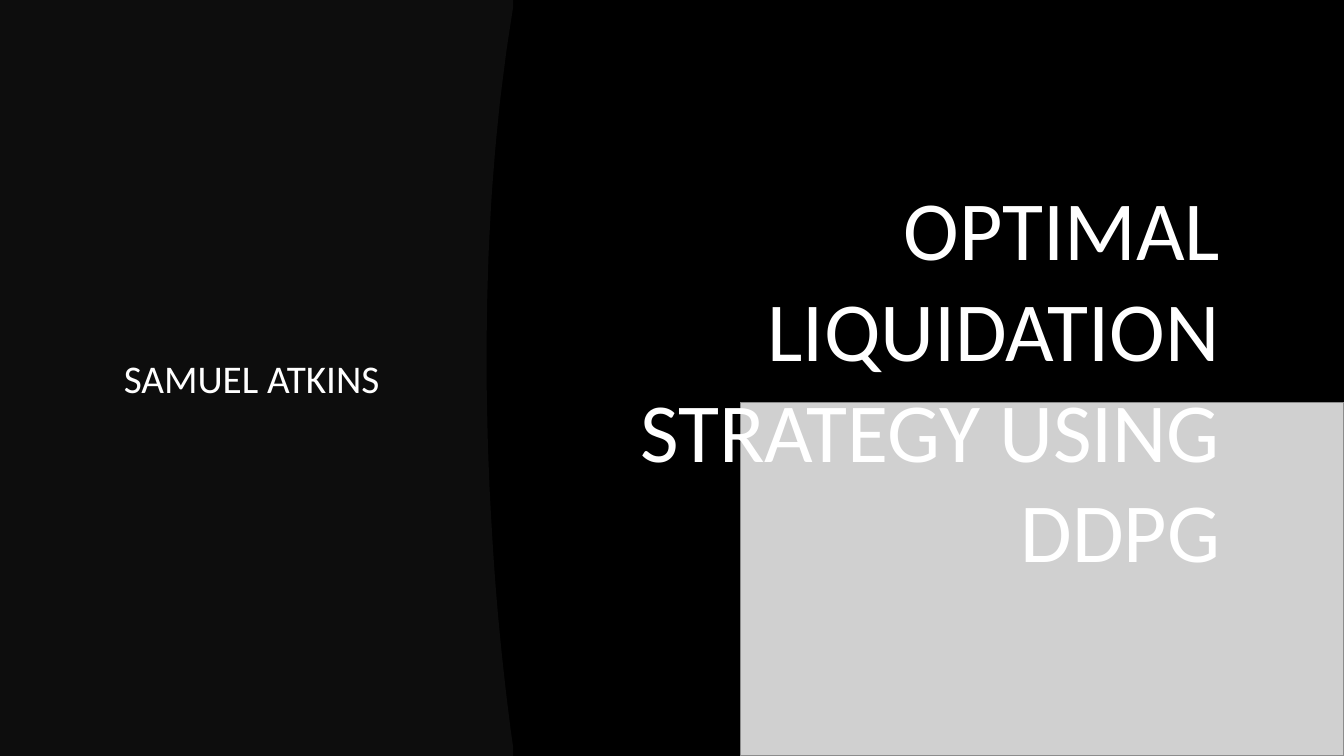
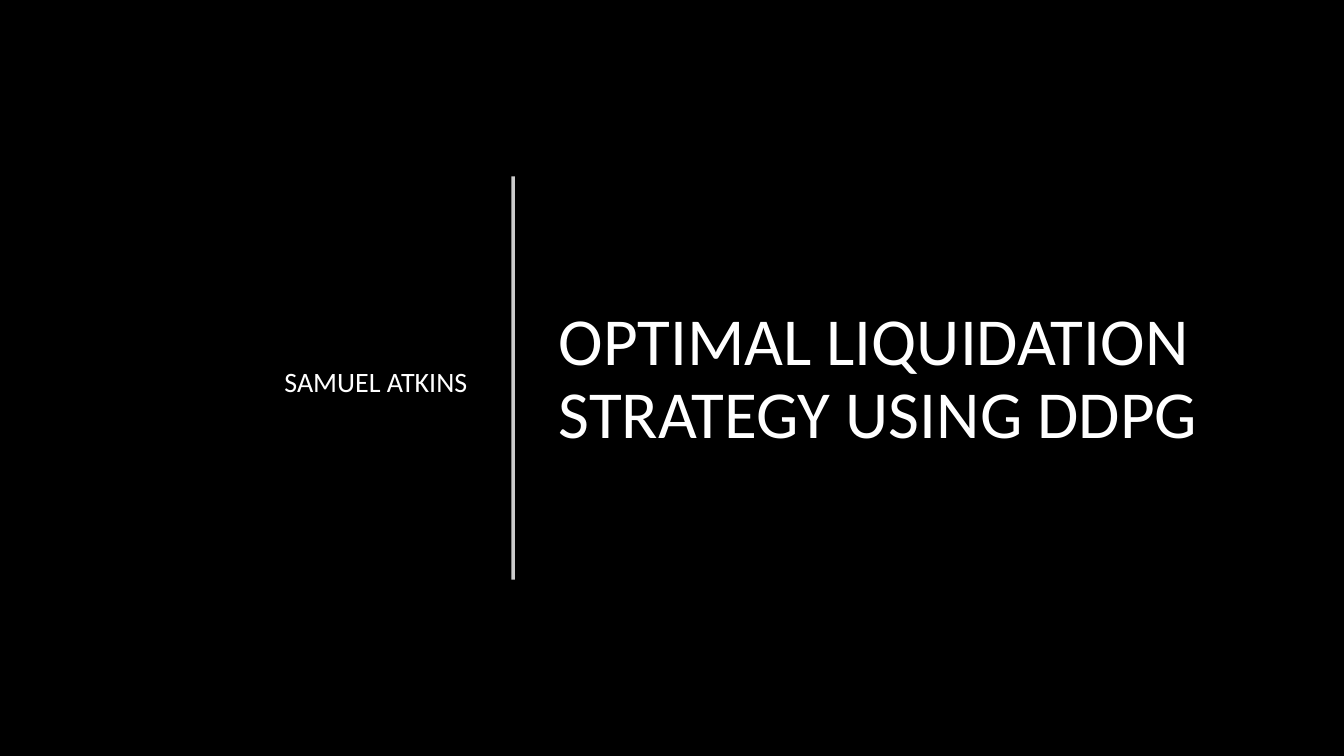
Before and after one commit to atkinssamuel/Multi-Agent-RL-for-Liquidation, a slide deck: slide 1 of Liquidation Using DDPG.pptx. Drawn at 1344x756 pixels with LibreOffice and Linux fonts; fonts in the diff are those of the drawing; grey boxes stand for pictures; background and template pictures are left out. Boxes give left, top, right and bottom in pixels: in the first picture for what was removed or moved away, otherwise in the second. Text is boxed around its words. In the diff, an @@ line names an element or a change of style, - is before the commit and + after.

Commit message:
03-10-2021-Atkins Added files to papers directory and updated ppt.

```diff
--- a/Liquidation Using DDPG.pptx
+++ b/Liquidation Using DDPG.pptx
@@ freeform shape removed at (x1=0, y1=0, x2=513, y2=756) @@
@@ rectangle added at (x1=0, y1=0, x2=1344, y2=756), fill #000000 @@
@@ subtitle "SAMUEL ATKINS" moved from (x1=124, y1=367, x2=379, y2=394) to (x1=284, y1=374, x2=467, y2=393) @@
@@ subtitle "SAMUEL ATKINS" at (x1=284, y1=374, x2=467, y2=393): size 28 to 20 pt; alignment left to right; line spacing 1 to 1.2 @@
@@ title "OPTIMAL LIQUIDATION STRATEGY USING DDPG" moved from (x1=640, y1=205, x2=1220, y2=562) to (x1=559, y1=321, x2=1198, y2=439) @@
@@ title "OPTIMAL LIQUIDATION STRATEGY USING DDPG" at (x1=559, y1=321, x2=1198, y2=439): size 60 to 48 pt; alignment right to left; line spacing 1 to 0.9 @@
@@ line added from (513, 176) to (513, 580), #FFFFFF 2.5 pt @@
@@ rectangle added at (x1=0, y1=223, x2=1344, y2=676), fill gradient #454545 @@
@@ picture removed at (x1=740, y1=402, x2=1344, y2=756) @@
@@ line added from (0, 676) to (1344, 676), #000001 1 pt @@
```
Also in this commit, not shown: 2 other slides changed, 2 slides added, 1 slide removed, 2 other files.
